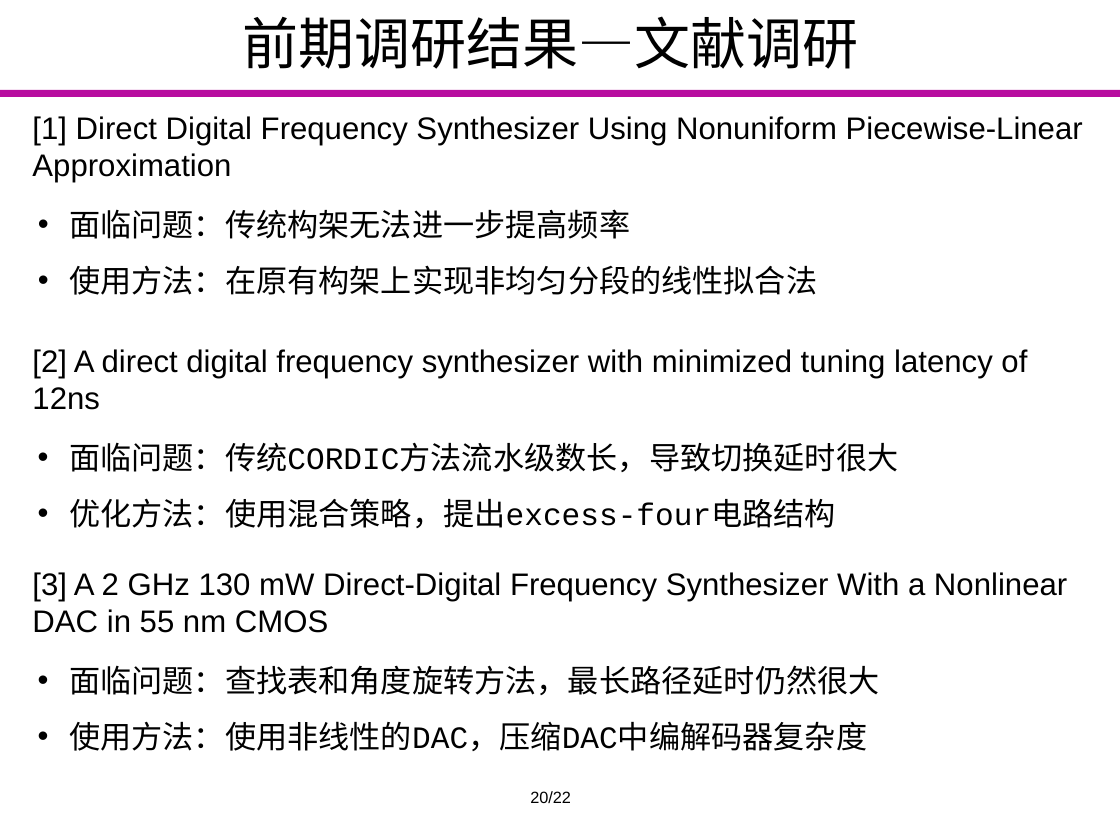
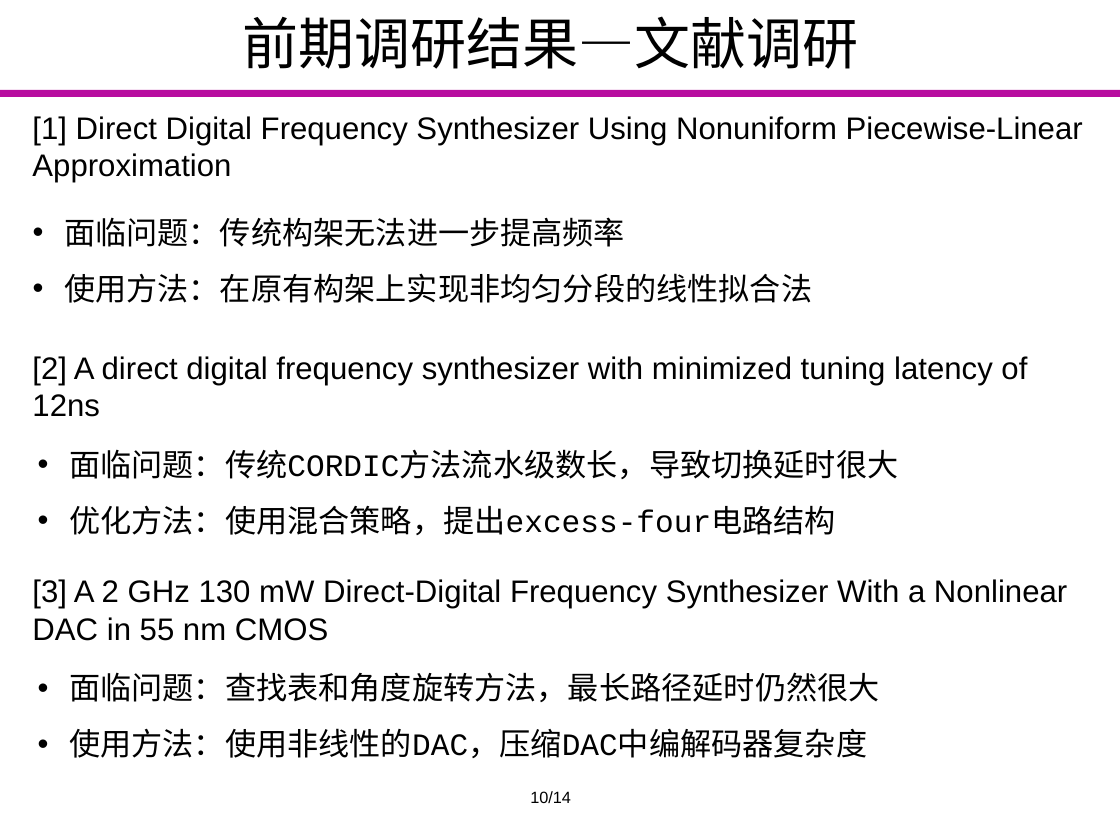
Before and after one commit to Markov2016/kaiti, a slide deck: slide 10 of ppt/yyx_v1.0.pptx. Drawn at 1120x840 pixels with LibreOffice and Linux fonts; fonts in the diff are those of the drawing; background and template pictures are left out. Boxes give left, top, right and bottom in pixels: in the first picture for what was removed or moved away, otherwise in the second. Text is boxed around its words. In the diff, an @@ line names an element or a change of style, - is before the commit and + after.

```diff
--- a/ppt/yyx_v1.0.pptx
+++ b/ppt/yyx_v1.0.pptx
@@ text "面临问题：传统构架无法进一步提高频率": place and size @@
-text "面临问题：传统构架无法进一步提高频率" at box(69, 209, 817, 295)
+text "面临问题：传统构架无法进一步提高频率" at box(64, 217, 812, 303)
@@ 4 texts: place and size @@
-4 texts at box(32, 349, 1067, 751)
+4 texts at box(32, 356, 1067, 758)
@@ text at box(530, 791, 571, 803): text changed @@
-20/22
+10/14
```
Also in this commit, not shown: 13 other slides changed.
